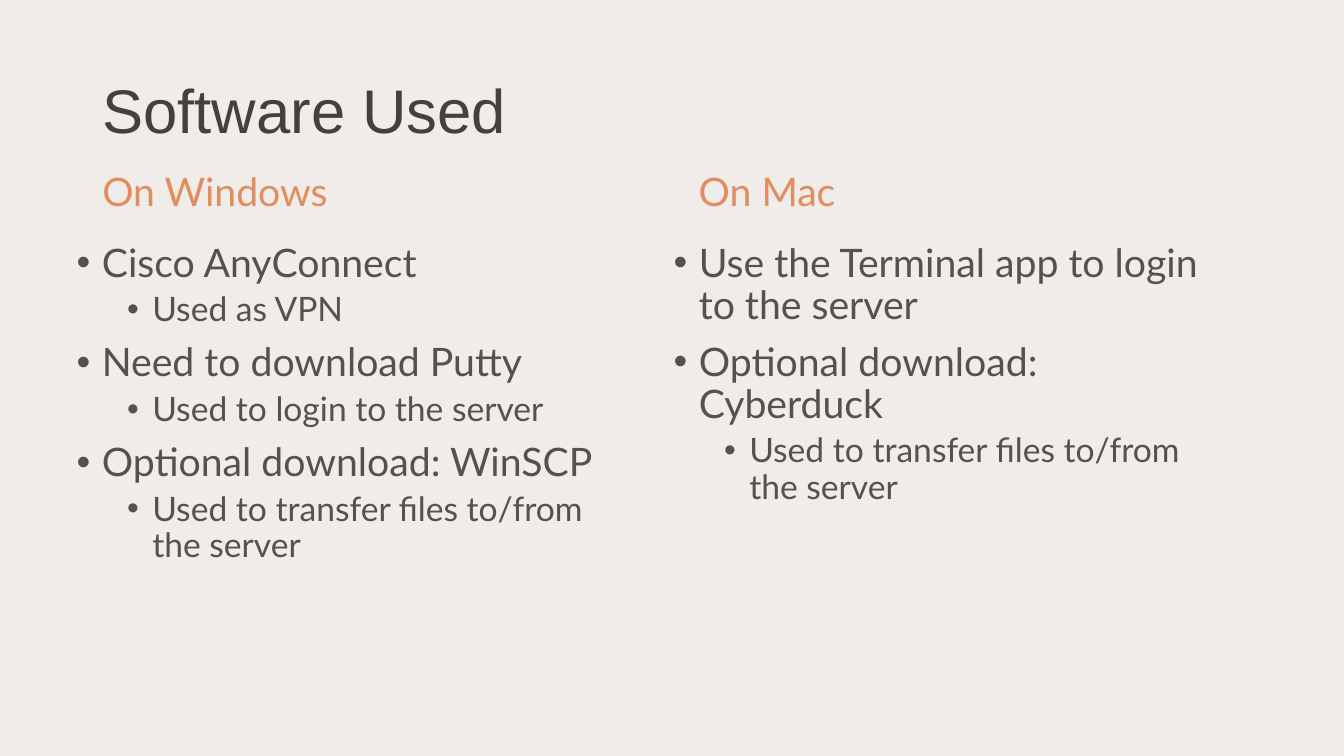
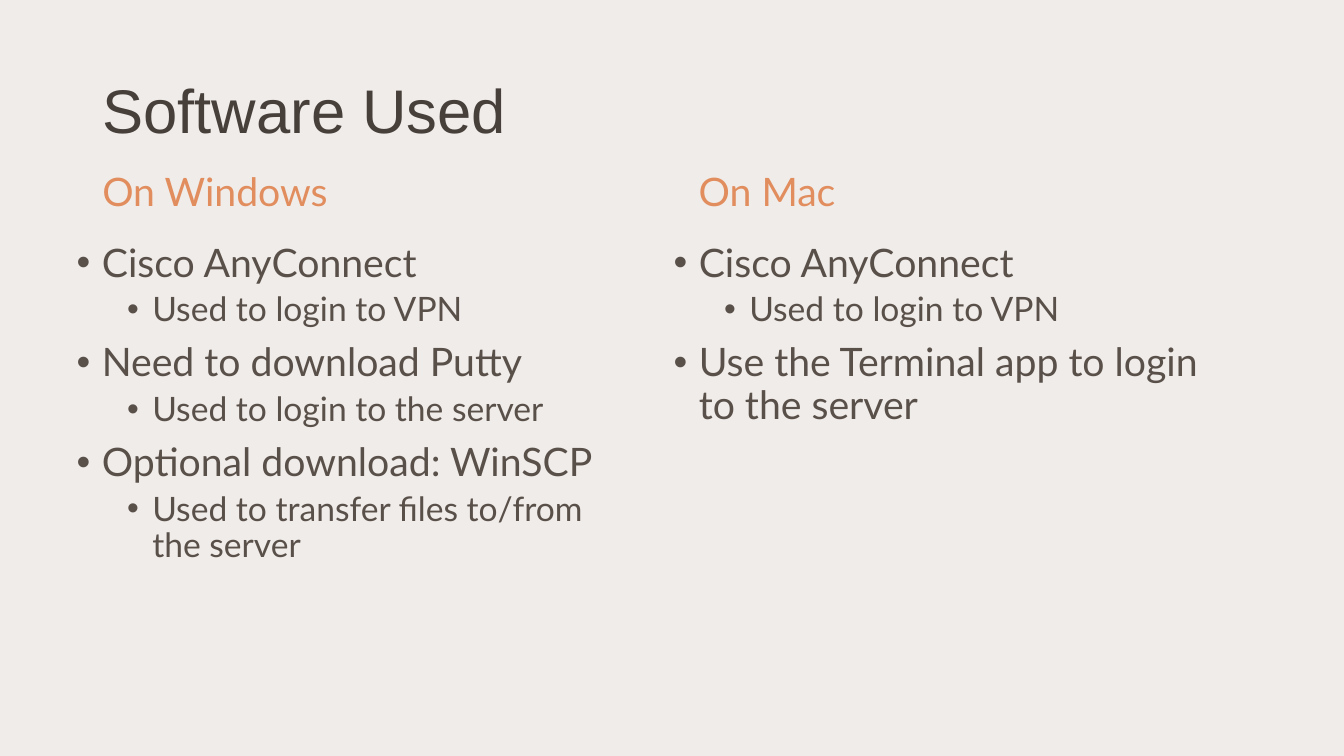
Before and after one commit to kyleromero98/Code-Camp, a slide deck: slide 3 of Week-3/Using the Linux Servers.pptx. Drawn at 1344x756 pixels with LibreOffice and Linux fonts; fonts in the diff are those of the drawing. Boxes give left, top, right and bottom in pixels: in the first picture for what was removed or moved away, otherwise in the second. Text is boxed around its words. In the diff, an @@ line names an element or a change of style, - is before the commit and + after.

```diff
--- a/Week-3/Using the Linux Servers.pptx
+++ b/Week-3/Using the Linux Servers.pptx
@@ text at [699, 248, 1060, 327]: paragraphs added @@
+• Cisco AnyConnect
+  • Used to login to VPN
@@ text at [152, 296, 463, 327]: text changed @@
-  • Used as VPN
+  • Used to login to VPN
@@ text at [699, 347, 1180, 499]: paragraphs removed @@
-• Optional download: Cyberduck
-  • Used to transfer files to/from the server
```
Also in this commit, not shown: 4 other slides changed, 8 slides added.
